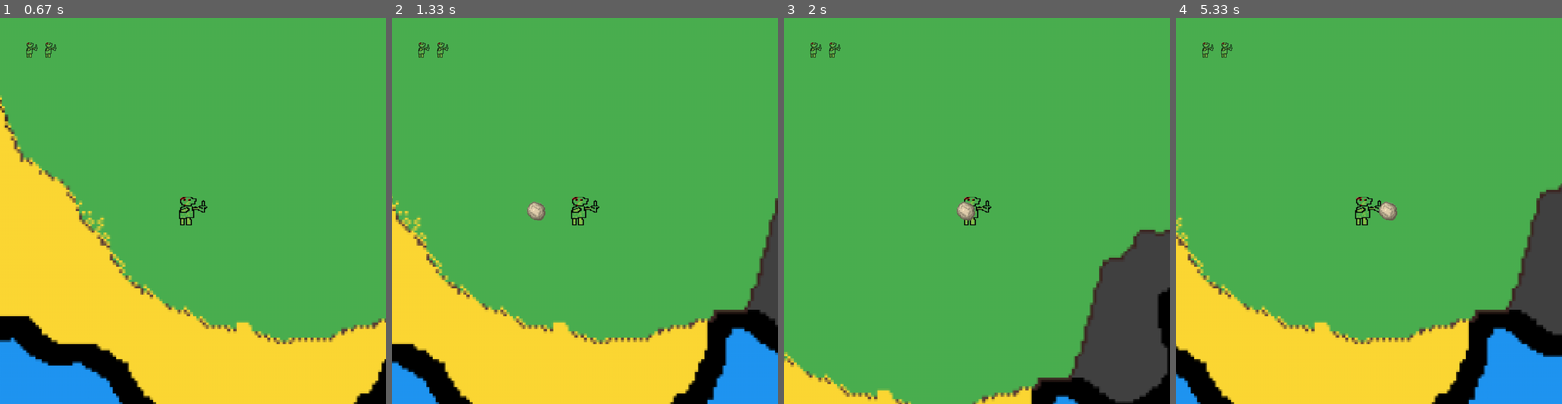
Above: before the commit, frames 1-4 (left to right).
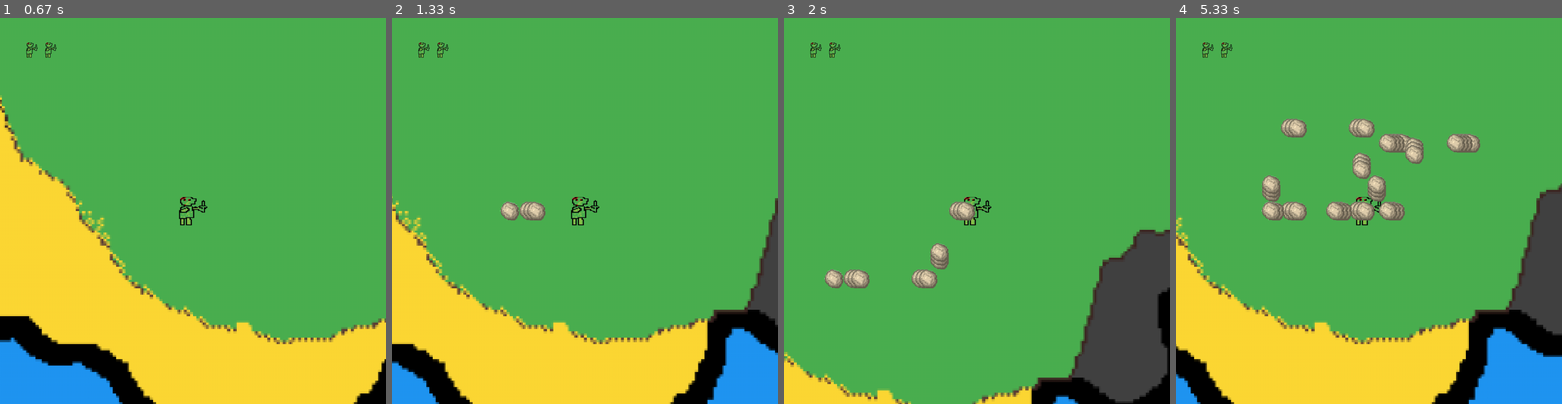
Above: after the commit, the same moments.

Repository: Kingkhi1/Zombie-Ocrs-and-caniballs
Game: pygame game, started from pygametemplate.py
Same seed, same stepped clock (60 frames per second), same inputs: the game is played once before the commit and once after it.
Inputs (mouse positions are in pixels of both pictures, inside the frame that each line leads up to):
- Up to frame 1 (0.67 s): click "START" at 0.38 s
- Up to frame 2 (1.33 s): tap Space at 0.67, 1.07 s; hold Right from 1 s (still down); move the mouse to (623, 295) at 1.03 s
- Up to frame 3 (2 s): tap Space at 1.37, 1.57, 1.9 s; release Right at 1.47 s; hold Up 1.5-1.8 s; move the mouse to (857, 299) at 1.53 s; hold Right from 1.83 s (still down); move the mouse to (1119, 346) at 1.87 s
- Up to frame 4 (5.33 s): tap Space at 2.2, 2.4, 2.7, 2.97, 3.3, 3.6, 3.73, 4.13, 4.43, 4.8, 5.2 s; release Right at 2.3 s; hold Left 2.33-2.87 s; move the mouse to (1268, 68) at 2.37 s; hold Down 2.9-3.2 s; move the mouse to (1276, 133) at 2.93 s; hold Left 3.23-3.63 s; move the mouse to (1349, 311) at 3.27 s; hold Up 3.67-4.03 s; move the mouse to (1372, 253) at 3.7 s; hold Right 4.07-4.7 s; move the mouse to (1357, 145) at 4.1 s; hold Down 4.73-5.1 s; move the mouse to (1515, 357) at 4.77 s; hold Left from 5.13 s (still down); move the mouse to (1469, 272) at 5.17 s

Frame 1 is identical in both runs. In frame 2, 0.3% of the frame differs, in the area x 28-38%, y 47-53%; in frame 3, 1.1%; in frame 4, 3.5%, in the area x 22-79%, y 26-53%.

Commit message:
added multiple rocks

Diff:
--- a/pygametemplate.py
+++ b/pygametemplate.py
@@ -73,8 +73,7 @@
   colliding = False
   rockPic = pygame.image.load("rock.png")
   rockPic = pygame.transform.scale(rockPic, (50, 50))
-  rockRect = rockPic.get_rect()
-  rockRect.center = (-100,-100)
+  rocks = []
 
   #Ship Lives Variables
   smallPic = pygame.image.load("zombie2.png")
@@ -165,19 +164,19 @@
       if keys[pygame.K_LEFT]:
         bgRect.move_ip(10,0)
         canabalRect.move_ip(10,0)
-        rockRect.move_ip(10,0)
+        for rock in rocks: rock.move_ip(10,0)
 
       if keys [pygame.K_RIGHT]:
         bgRect.move_ip(-10,0)
-        rockRect.move_ip(-10,0)
+        for rock in rocks: rock.move_ip(-10,0)
         canabalRect.move_ip(-10,0)
       if keys[pygame.K_UP]:
         bgRect.move_ip(0,10)
-        rockRect.move_ip(0,10)
+        for rock in rocks: rock.move_ip(0,10)
         canabalRect.move_ip(0,10)
       if keys [pygame.K_DOWN]:
         bgRect.move_ip(0,-10)
-        rockRect.move_ip(0,-10)
+        for rock in rocks: rock.move_ip(0,-10)
         canabalRect.move_ip(0,-10)
 
       #Example of moving a rocket sprite left and right with DPAD
@@ -191,10 +190,9 @@
 
       #Example of firing bullet with keyboard
       if keys [pygame.K_SPACE]:
-        laserSound.play()
-        showBullet = True
         rockRect = rockPic.get_rect()
         rockRect.center = (playerrect.centerx,playerrect.centery)
+        rocks.append(rockRect)
 
       #Example of firing bullet with controller
       #if gamepad.get_button(0):
@@ -237,8 +235,8 @@
       screen.blit(smallPic,small1Rect)
       screen.blit(smallPic,small2Rect)
       screen.blit(canabalPic,canabalRect)
-      if showBullet:
-        screen.blit(rockPic,rockRect)
+      for rock in rocks:
+        screen.blit(rockPic,rock)
 
     elif gamestate == GameState.GAMEOVER:
       endPic = pygame.transform.rotate (endPic, 180)
